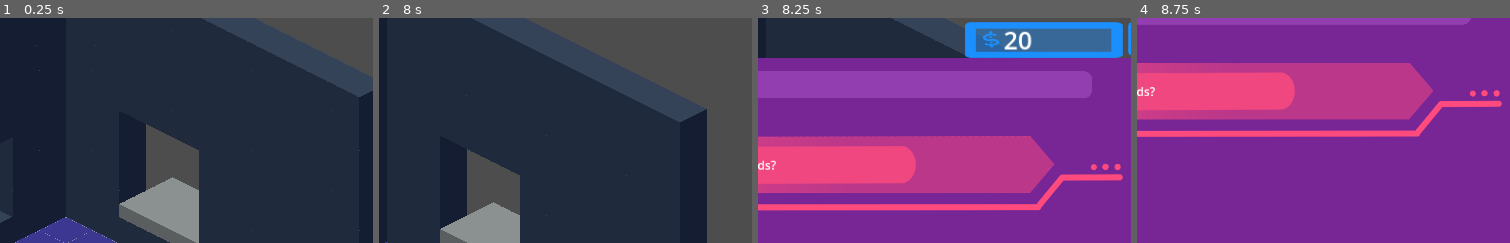
Above: before the commit, frames 1-4 (left to right).
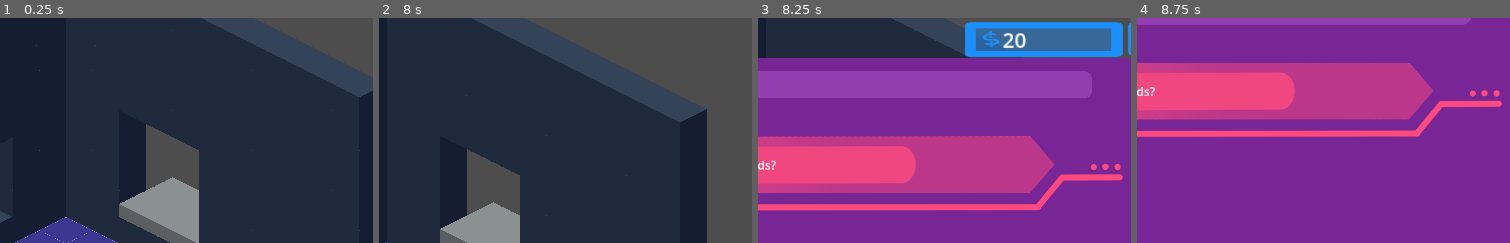
Above: after the commit, the same moments.

Repository: kaelynfmp/HearthLight
Game: Godot game, scene res://scenes/room.tscn
Same seed, same stepped clock (60 frames per second), same inputs: the game is played once before the commit and once after it.
Inputs (mouse positions are % of the whole screen's width and height, from its top left):
- Up to frame 1 (0.25 s): no input
- Up to frame 2 (8 s): tap Enter (ui_accept) at 0.5, 1.25, 2, 2.75, 3.5, 4.25, 6.77 s; drag from (59, 59) to (64, 28) at 0.52 s; drag from (10, 2) to (48, 70) at 1.27 s; move the mouse to (64, 28) at 2.02 s; hold D (move_right) 2.03-2.75 s; tap 1 (toggle_placing_mode) at 2.1, 6.6 s; drag from (48, 70) to (21, 35) at 2.77 s; drag from (49, 68) to (59, 50) at 3.52 s; drag from (21, 35) to (37, 25) at 4.27 s; move the mouse to (59, 50) at 5.02 s; hold S (move_down) 5.03-5.75 s; hold Shift (modifier) 5.03-5.75 s; click (59, 50) at 5.17 s; drag from (56, 41) to (32, 55) at 5.77 s; move the mouse to (77, 45) at 6.52 s; hold W (move_up) 6.53-7.25 s; drag from (32, 55) to (48, 70) at 7.27 s
- Up to frame 3 (8.25 s): move the mouse to (64, 28) at 8.02 s; hold S (move_down) from 8.03 s (still down); tap C (toggle_computer) at 8.1 s
- Up to frame 4 (8.75 s): keep holding S (move_down)
The pictures show only the part of the screen within x 45-95%, y 0-50%; the shares and areas given below are measured in that part.

Frames 1-2 are identical in both runs. In frame 3, 1.1% of the frame differs, in the area x 55-98%, y 4-18%; in frame 4, nothing differs.

Commit message:
fix: adjusted font sizes

Diff:
--- a/scenes/Computer Scenes/computer_interface.tscn
+++ b/scenes/Computer Scenes/computer_interface.tscn
@@ -139,9 +139,10 @@
 offset_top = 10.0
 offset_right = 1812.0
 offset_bottom = 93.0
-theme_override_font_sizes/font_size = 60
+theme_override_font_sizes/font_size = 50
 theme_override_styles/normal = SubResource("StyleBoxTexture_xtmmj")
-text = "      1000000"
+text = "       1000000"
+vertical_alignment = 1
 
 [node name="Close Button" type="Button" parent="."]
 layout_mode = 0
--- a/scenes/Computer Scenes/computer_manager.gd
+++ b/scenes/Computer Scenes/computer_manager.gd
@@ -9,7 +9,7 @@
 
 # Called every frame. 'delta' is the elapsed time since the previous frame.
 func _process(delta: float) -> void:
-	currency_label.text = "      "+str(GameManager.currency)
+	currency_label.text = "       "+str(GameManager.currency)
 
 func _close_computer():
 	if parent_node:
--- a/scripts/order_manager.gd
+++ b/scripts/order_manager.gd
@@ -23,6 +23,7 @@
 
 
 func accept_order(order: Order):
+	give_player_starting_items(order)
 	order.is_accepted = true
 	order.responded = true
 	accepted_orders.append(order)
